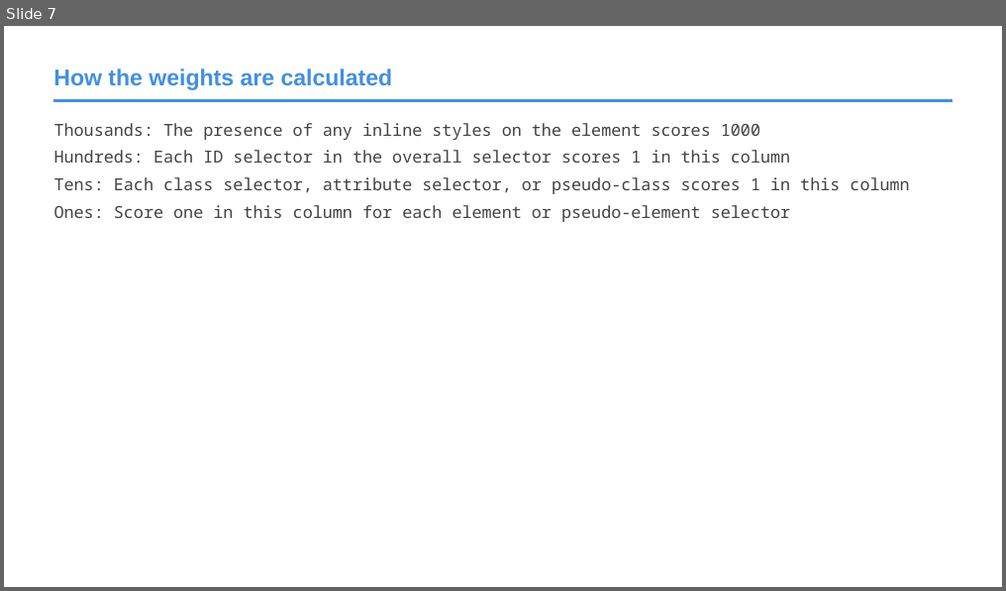
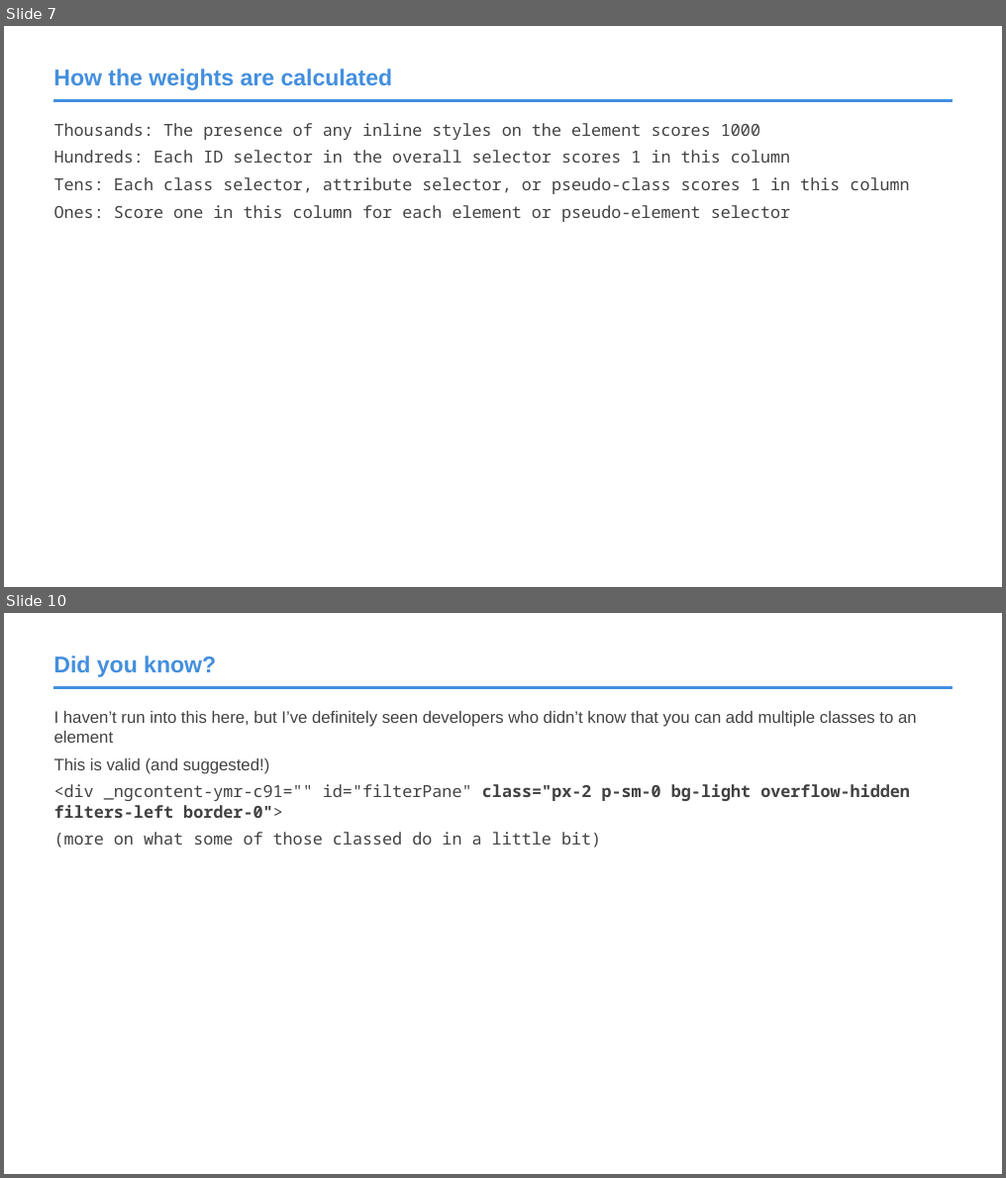
Before and after one commit to roblarsen/rob-larsen-presentations, a slide deck: css-bootstrap.pptx. Shown one above the other, each under a label of ours: slide 7 before the commit, slides 7 and 10 after it; the slides between them are not shown. The pictures are 1006x591 and 1006x1178 pixels, drawn with LibreOffice and Linux fonts; fonts in the diff are those of the drawing; background and template pictures are left out. Boxes give left, top, right and bottom in pixels: in the first picture for what was removed or moved away, otherwise in the second. Text is boxed around its words. In the diff, an @@ line names an element or a change of style, - is before the commit and + after.

```diff
--- a/css-bootstrap.pptx
+++ b/css-bootstrap.pptx
@@ slide 10 added at [4,613,1002,1174], background #FFFFFF; not listed: 1 template element that a slide beside it also shows @@
@@ title added at [54,656,216,677], 22 pt, text #438FDE, bold @@
+Did you know?
@@ text added at [54,711,917,848], 16 pt, text #424242 @@
+I haven’t run into this here, but I’ve definitely seen developers who didn’t know that you can add multiple classes to an element
+This is valid (and suggested!)
+<div _ngcontent-ymr-c91="" id="filterPane" class="px-2 p-sm-0 bg-light overflow-hidden filters-left border-0">
+(more on what some of those classed do in a little bit)
```
Also in this commit, not shown: 4 slides changed, 28 other slides added, 32 slides removed.
